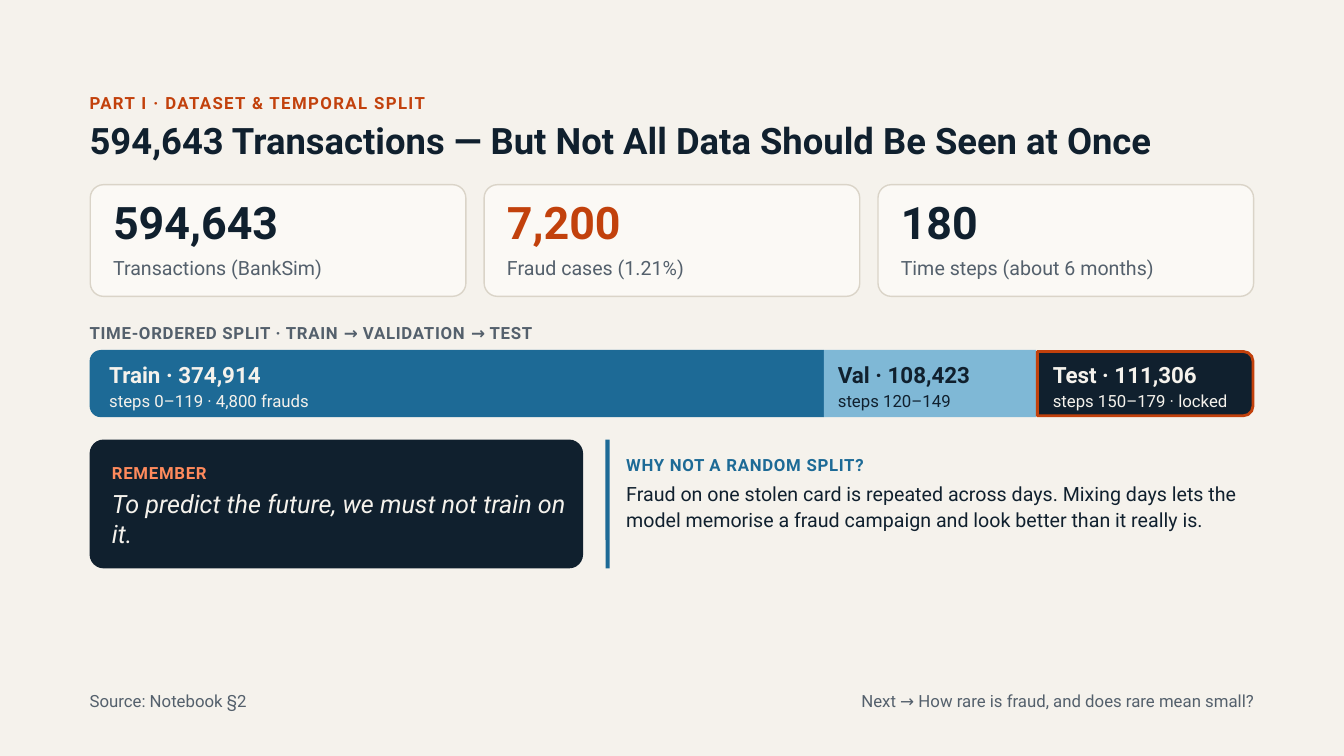
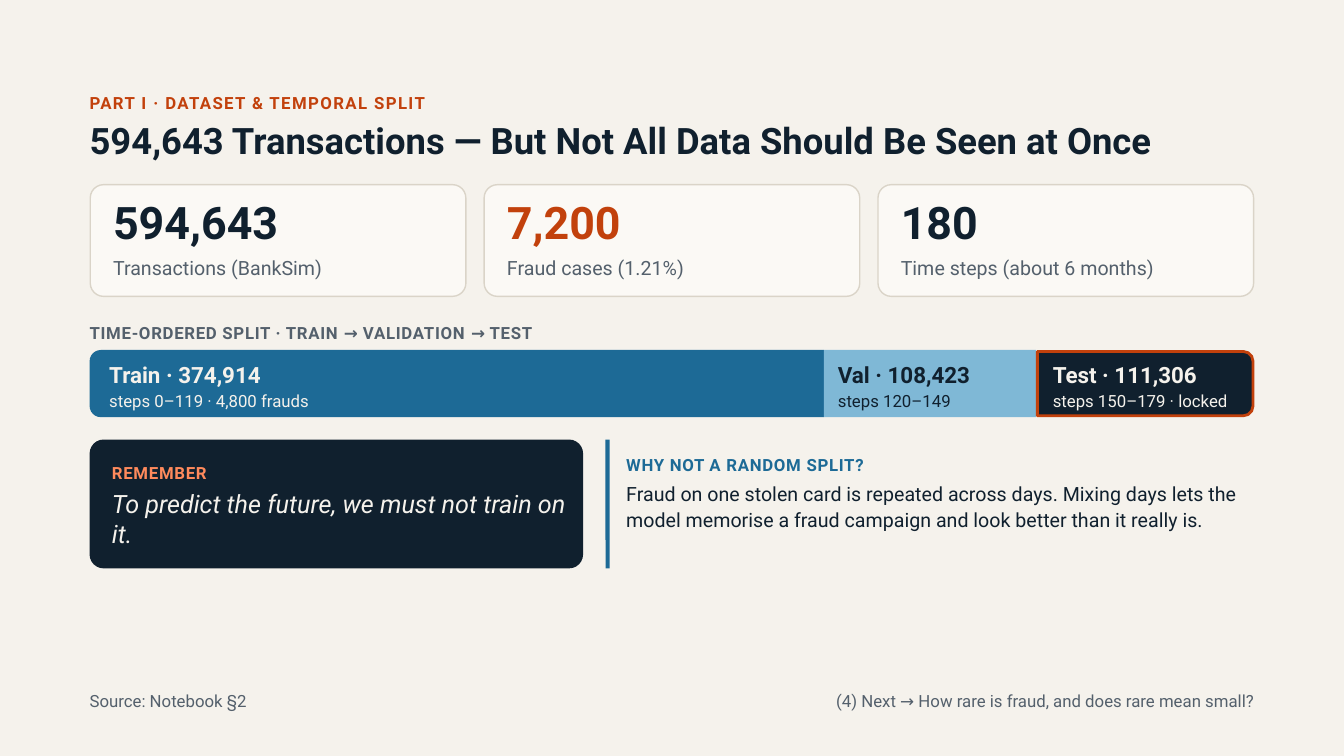
Before and after one commit to DakFu2k6/DS66A_Group_07, a slide deck: slide 4 of Fraud_Detection.pptx. Drawn at 1344x756 pixels with LibreOffice and Linux fonts; fonts in the diff are those of the drawing. Boxes give left, top, right and bottom in pixels: in the first picture for what was removed or moved away, otherwise in the second. Text is boxed around its words. In the diff, an @@ line names an element or a change of style, - is before the commit and + after.

```diff
--- a/Fraud_Detection.pptx
+++ b/Fraud_Detection.pptx
@@ text at (x1=836, y1=694, x2=1254, y2=711): text changed @@
-Next → How rare is fraud, and does rare mean small?
+(4) Next → How rare is fraud, and does rare mean small?
```
Also in this commit, not shown: 23 other slides changed, 1 other file.
